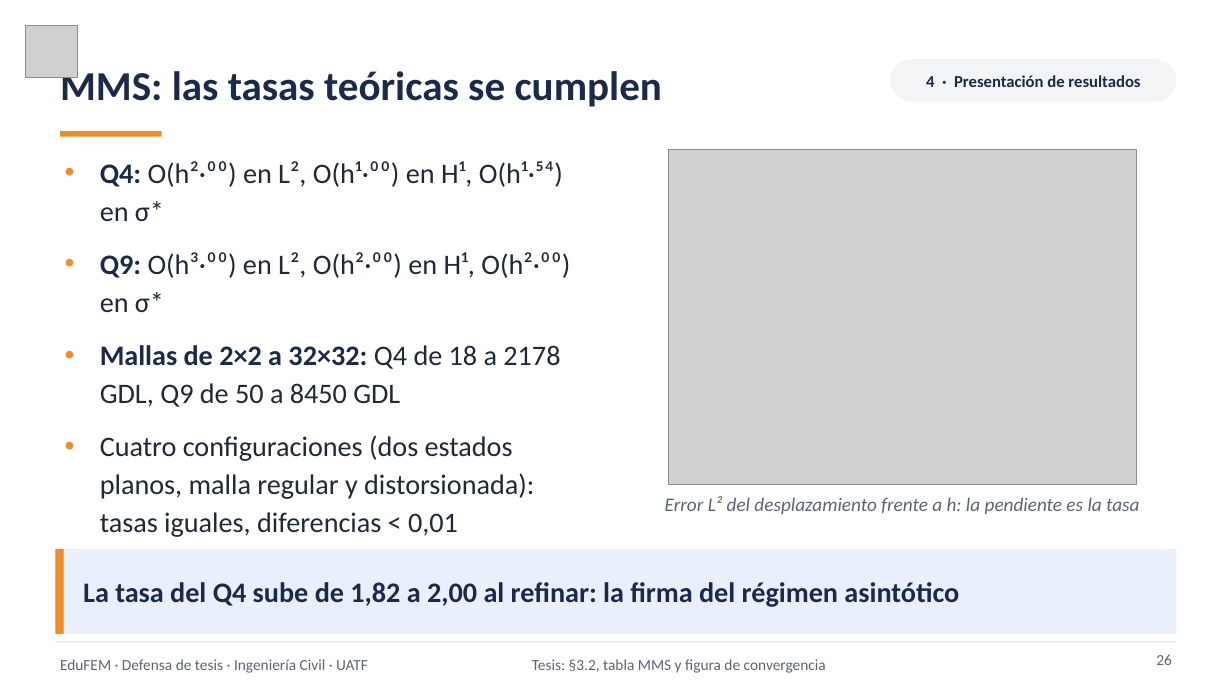
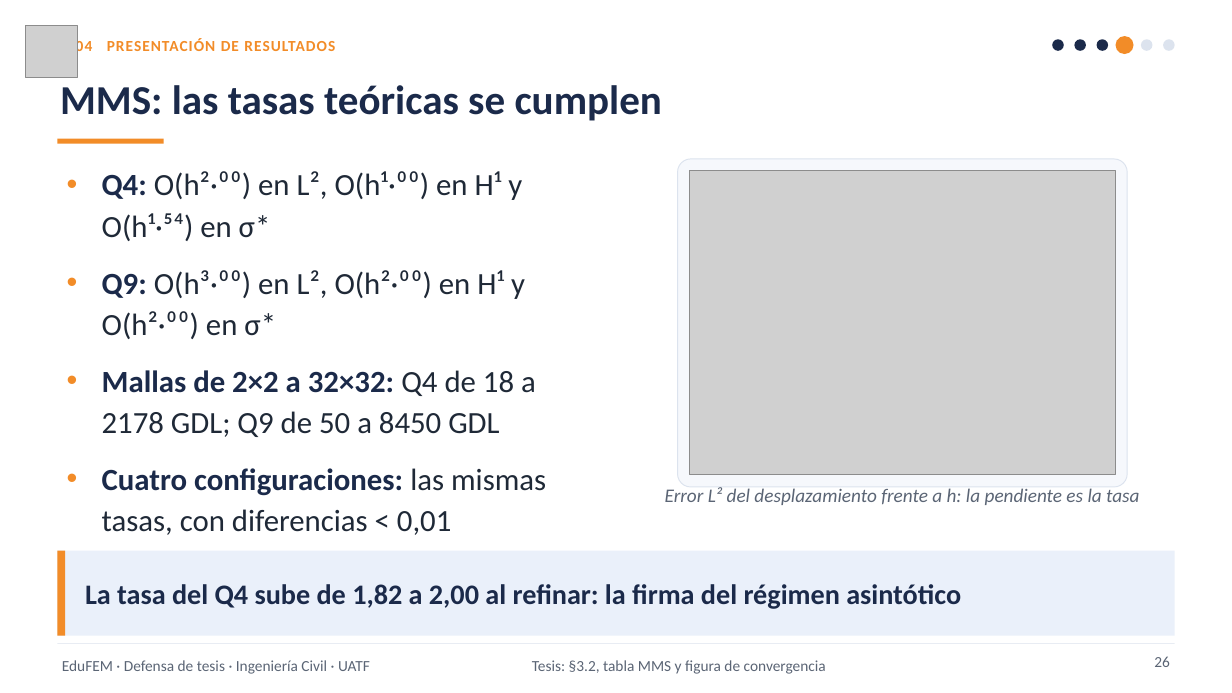
Before and after one commit to Sucullani/SoftwareED, a slide deck: slide 26 of tesis/presentacion/video/Defensa_EduFEM_narrada.pptx. Drawn at 1232x693 pixels with LibreOffice and Linux fonts; fonts in the diff are those of the drawing; grey boxes stand for pictures. Boxes give left, top, right and bottom in pixels: in the first picture for what was removed or moved away, otherwise in the second. Text is boxed around its words. In the diff, an @@ line names an element or a change of style, - is before the commit and + after.

```diff
--- a/tesis/presentacion/video/Defensa_EduFEM_narrada.pptx
+++ b/tesis/presentacion/video/Defensa_EduFEM_narrada.pptx
@@ text "MMS: las tasas teóricas se ..." rewrapped from (x1=60, y1=66, x2=662, y2=107) to (x1=60, y1=85, x2=662, y2=121) @@
@@ text added at (x1=76, y1=38, x2=335, y2=56), 12 pt, text #F28C28, bold @@
+04 PRESENTACIÓN DE RESULTADOS
@@ rounded rectangle removed at (x1=890, y1=59, x2=1177, y2=102) @@
-4 · Presentación de resultados
@@ ellipse added at (x1=1053, y1=39, x2=1064, y2=50), fill #1B2A4A @@
@@ ellipse added at (x1=1075, y1=39, x2=1086, y2=50), fill #1B2A4A @@
@@ ellipse added at (x1=1097, y1=39, x2=1108, y2=50), fill #1B2A4A @@
@@ ellipse added at (x1=1116, y1=36, x2=1134, y2=55), fill #F28C28 @@
@@ ellipse added at (x1=1141, y1=39, x2=1153, y2=50), fill #DCE3EE @@
@@ ellipse added at (x1=1164, y1=39, x2=1175, y2=50), fill #DCE3EE @@
@@ rectangle resized from (x1=60, y1=131, x2=162, y2=137) to (x1=57, y1=139, x2=164, y2=144) @@
@@ text at (x1=102, y1=171, x2=546, y2=535): text changed; size 22 to 24 pt @@
-• Q4: O(h²·⁰⁰) en L², O(h¹·⁰⁰) en H¹, O(h¹·⁵⁴) en σ*
-• Q9: O(h³·⁰⁰) en L², O(h²·⁰⁰) en H¹, O(h²·⁰⁰) en σ*
-• Mallas de 2×2 a 32×32: Q4 de 18 a 2178 GDL, Q9 de 50 a 8450 GDL
-• Cuatro configuraciones (dos estados planos, malla regular y distorsionada): tasas iguales, diferencias < 0,01
+• Q4: O(h²·⁰⁰) en L², O(h¹·⁰⁰) en H¹ y O(h¹·⁵⁴) en σ*
+• Q9: O(h³·⁰⁰) en L², O(h²·⁰⁰) en H¹ y O(h²·⁰⁰) en σ*
+• Mallas de 2×2 a 32×32: Q4 de 18 a 2178 GDL; Q9 de 50 a 8450 GDL
+• Cuatro configuraciones: las mismas tasas, con diferencias < 0,01
@@ rounded rectangle added at (x1=677, y1=159, x2=1128, y2=487), fill #F6F8FC, outline #DCE3EE 0.75 pt @@
@@ picture resized from (x1=668, y1=150, x2=1137, y2=484) to (x1=689, y1=171, x2=1116, y2=475) @@
@@ text "Error L² del desplazamiento frente ..." moved from (x1=665, y1=496, x2=1139, y2=514) to (x1=665, y1=487, x2=1139, y2=505) @@
@@ rectangle at (x1=57, y1=551, x2=1175, y2=636): fill #E9F0FB to #EAF0FA @@
@@ rectangle at (x1=57, y1=643, x2=1175, y2=644): fill #D1D5DB to #DCE3EE @@
```
Also in this commit, not shown: 37 other slides changed, 1 slide added, 10 other files.
